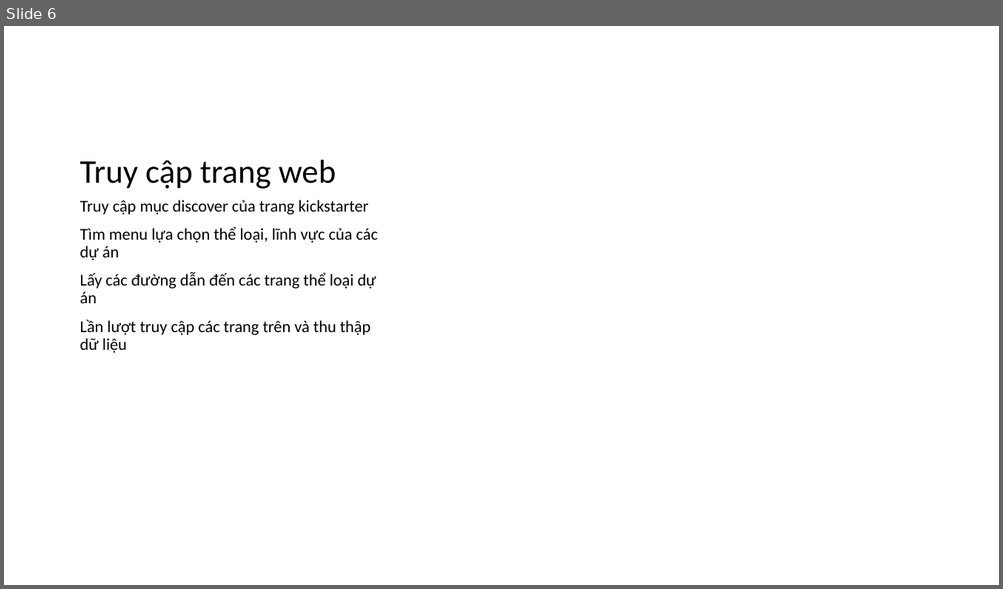
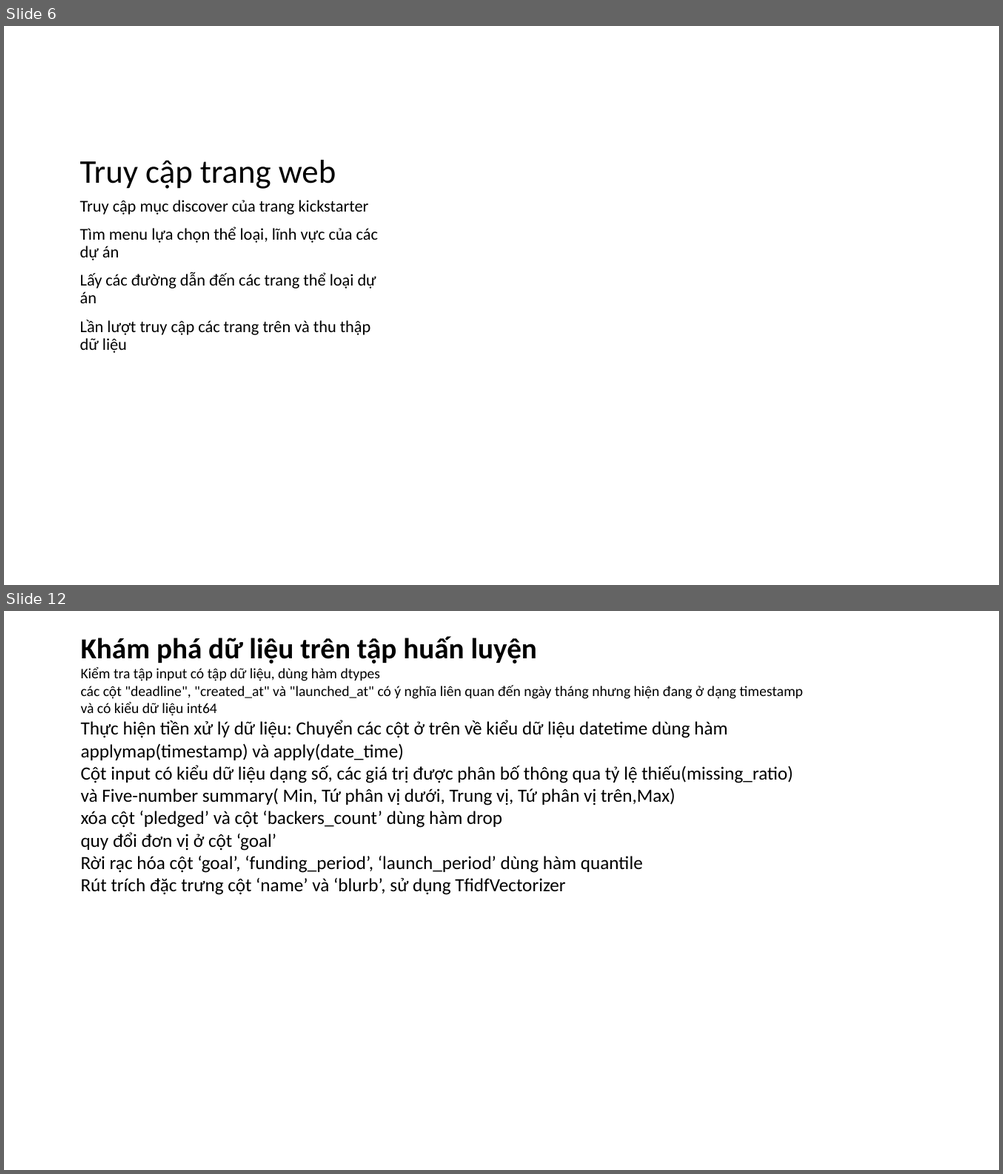
Before and after one commit to XQuyTran/DataScience_Project_HCMUS, a slide deck: presentation/report.pptx. Shown one above the other, each under a label of ours: slide 6 before the commit, slides 6 and 12 after it; the slides between them are not shown. The pictures are 1003x589 and 1003x1174 pixels, drawn with LibreOffice and Linux fonts; fonts in the diff are those of the drawing. Boxes give left, top, right and bottom in pixels: in the first picture for what was removed or moved away, otherwise in the second. Text is boxed around its words. In the diff, an @@ line names an element or a change of style, - is before the commit and + after.

```diff
--- a/presentation/report.pptx
+++ b/presentation/report.pptx
@@ slide 12 added at [4, 611, 999, 1170], background #FFFFFF @@
@@ text added at [81, 636, 803, 895], 18 pt, text #000000 @@
+Khám phá dữ liệu trên tập huấn luyện
+Kiểm tra tập input có tập dữ liệu, dùng hàm dtypes
+các cột "deadline", "created_at" và "launched_at" có ý nghĩa liên quan đến ngày tháng nhưng hiện đang ở dạng timestamp và có kiểu dữ liệu int64
+Thực hiện tiền xử lý dữ liệu: Chuyển các cột ở trên về kiểu dữ liệu datetime dùng hàm applymap(timestamp) và apply(date_time)
+Cột input có kiểu dữ liệu dạng số, các giá trị được phân bố thông qua tỷ lệ thiếu(missing_ratio) và Five-number summary( Min, Tứ phân vị dưới, Trung vị, Tứ phân vị trên,Max)
+xóa cột ‘pledged’ và cột ‘backers_count’ dùng hàm drop
+quy đổi đơn vị ở cột ‘goal’
+Rời rạc hóa cột ‘goal’, ‘funding_period’, ‘launch_period’ dùng hàm quantile
+Rút trích đặc trưng cột ‘name’ và ‘blurb’, sử dụng TfidfVectorizer
```
Also in this commit, not shown: 1 slide changed, 5 other slides added.
